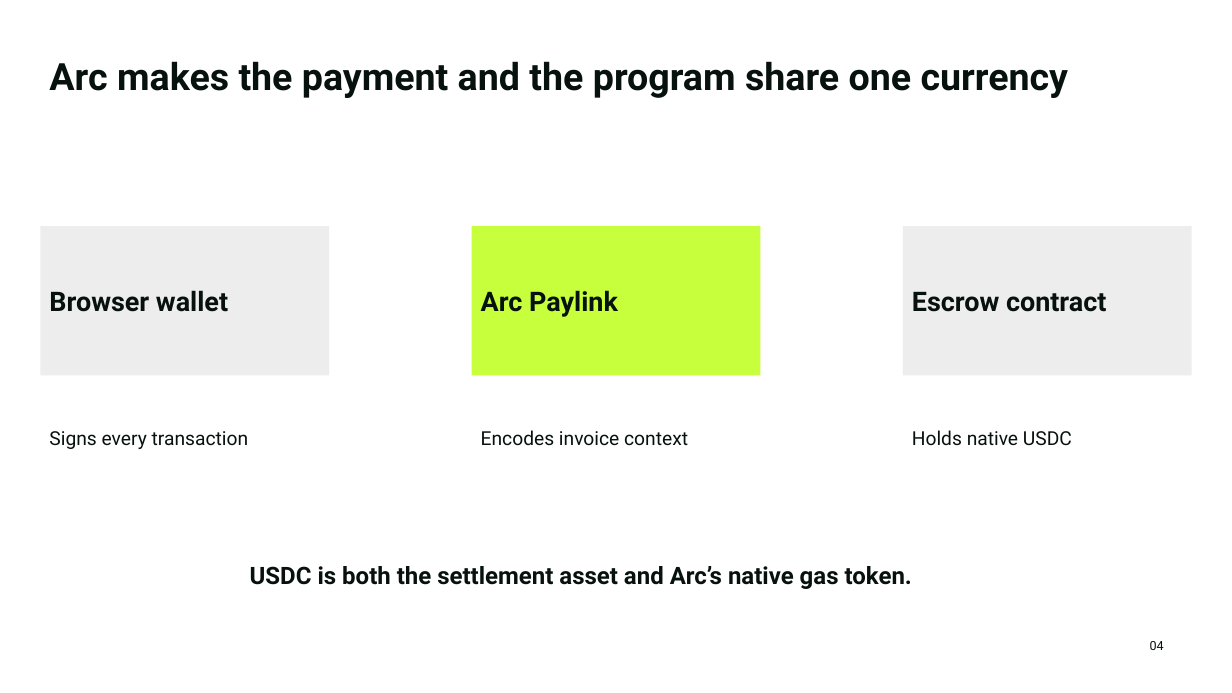
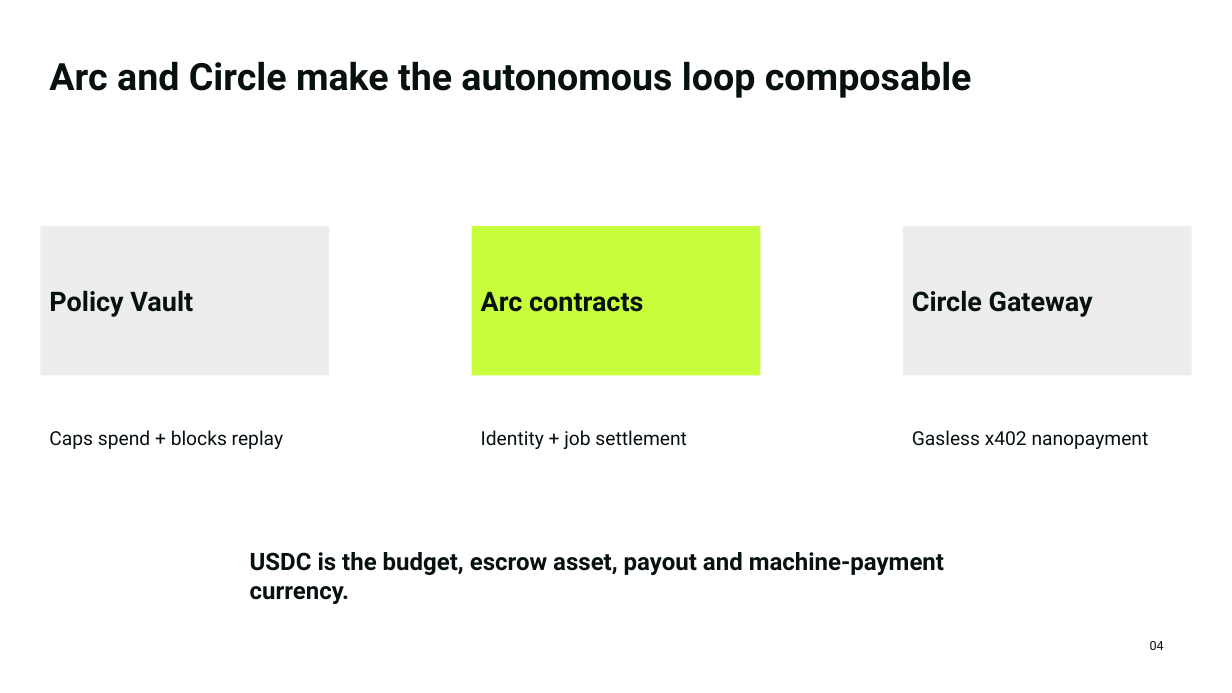
Before and after one commit to chendafu2573/arc-paylink, a slide deck: slide 4 of outputs/arc-paylink-pitch.pptx. Drawn at 1232x693 pixels with LibreOffice and Linux fonts; fonts in the diff are those of the drawing. Boxes give left, top, right and bottom in pixels: in the first picture for what was removed or moved away, otherwise in the second. Text is boxed around its words. In the diff, an @@ line names an element or a change of style, - is before the commit and + after.

```diff
--- a/outputs/arc-paylink-pitch.pptx
+++ b/outputs/arc-paylink-pitch.pptx
@@ text at (x1=49, y1=61, x2=972, y2=98): text changed @@
-Arc makes the payment and the program share one currency
+Arc and Circle make the autonomous loop composable
@@ text in rectangle at (x1=49, y1=290, x2=193, y2=317): text changed @@
-Browser wallet
+Policy Vault
@@ text in rectangle at (x1=481, y1=291, x2=643, y2=312): text changed @@
-Arc Paylink
+Arc contracts
@@ text in rectangle at (x1=912, y1=290, x2=1093, y2=317): text changed @@
-Escrow contract
+Circle Gateway
@@ text at (x1=49, y1=430, x2=283, y2=449): text changed @@
-Signs every transaction
+Caps spend + blocks replay
@@ text at (x1=481, y1=430, x2=687, y2=449): text changed @@
-Encodes invoice context
+Identity + job settlement
@@ text at (x1=912, y1=430, x2=1149, y2=449): text changed @@
-Holds native USDC
+Gasless x402 nanopayment
@@ text at (x1=250, y1=552, x2=944, y2=604): text changed @@
-USDC is both the settlement asset and Arc’s native gas token.
+USDC is the budget, escrow asset, payout and machine-payment currency.
```
Also in this commit, not shown: 5 other slides changed, 3 other files.
